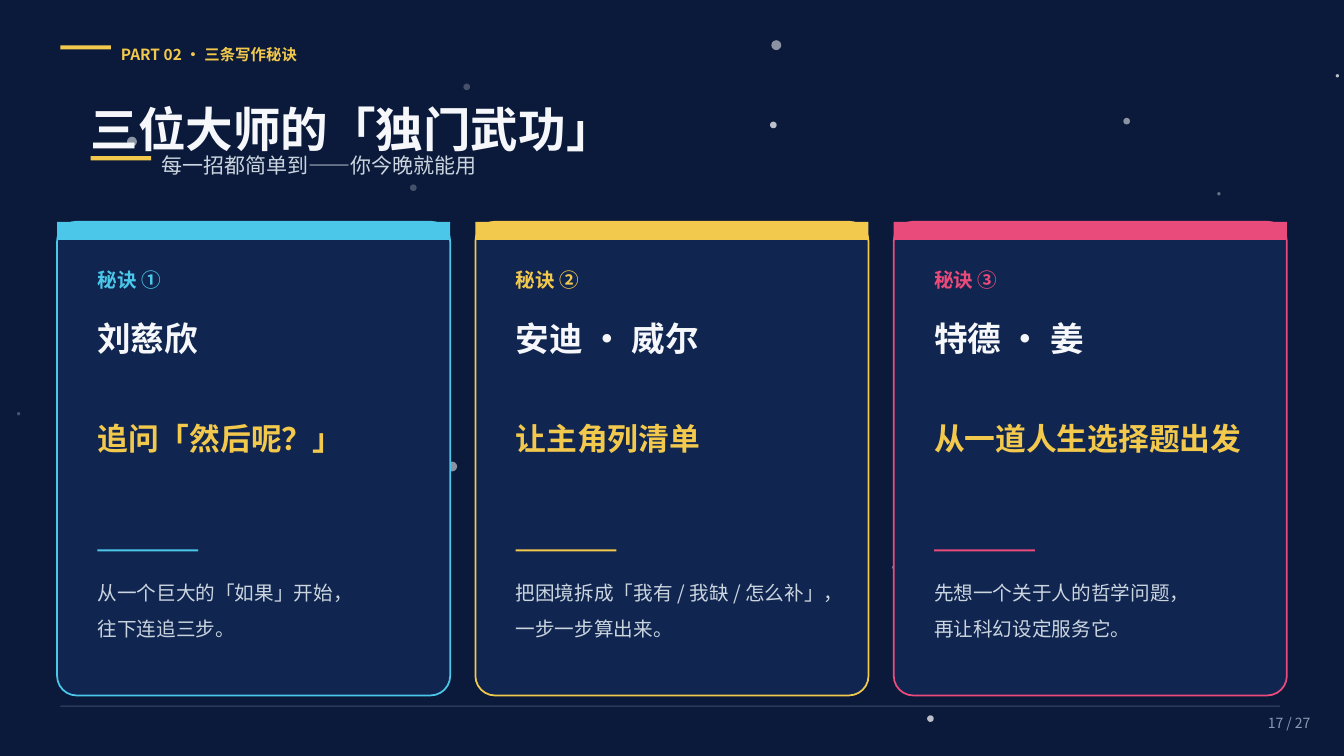
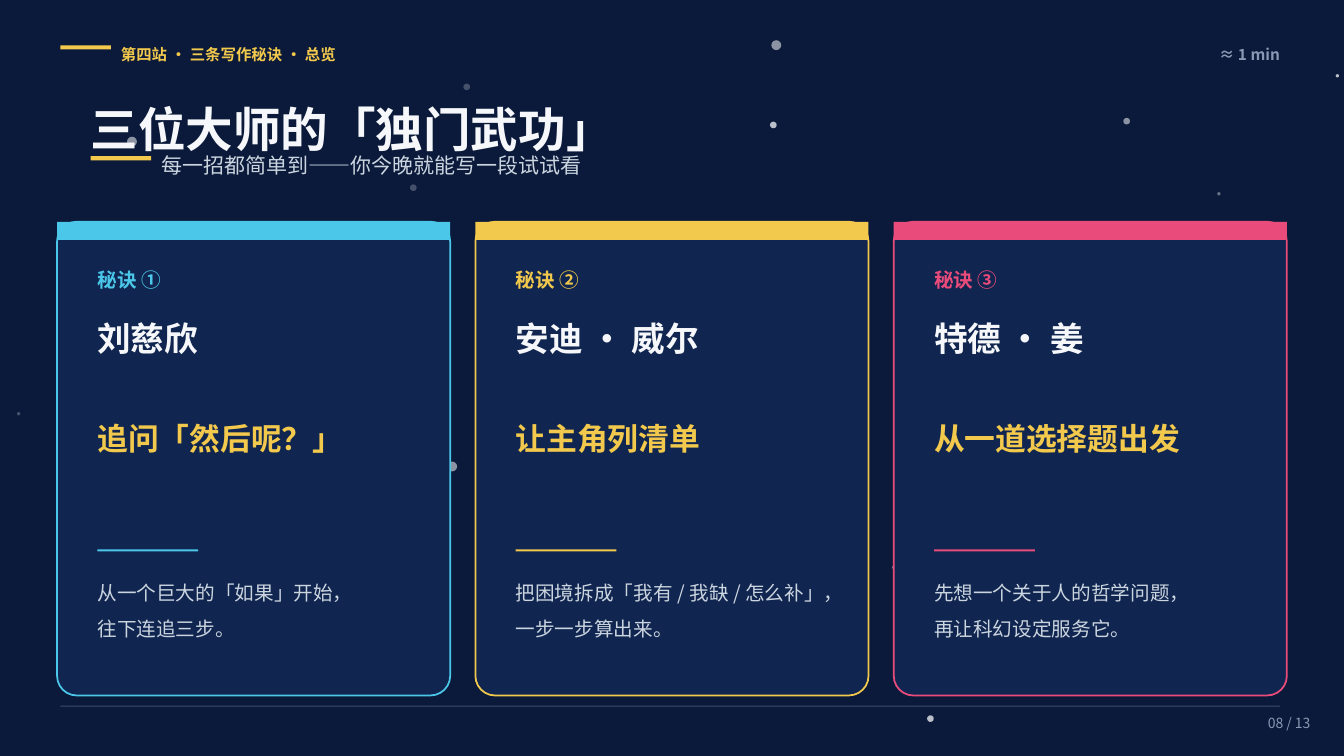
Before and after one commit to risyoucn-boop/kiro2026, a slide deck: slide 8 of 三位科幻大师的武功秘籍.pptx (slide 17 before the commit). Drawn at 1344x756 pixels with LibreOffice and Linux fonts; fonts in the diff are those of the drawing. Boxes give left, top, right and bottom in pixels: in the first picture for what was removed or moved away, otherwise in the second. Text is boxed around its words. In the diff, an @@ line names an element or a change of style, - is before the commit and + after.

```diff
--- a/三位科幻大师的武功秘籍.pptx
+++ b/三位科幻大师的武功秘籍.pptx
@@ text at (121,47,336,62): text changed @@
-PART 02 · 三条写作秘诀
+第四站 · 三条写作秘诀 · 总览
@@ text added at (1238,47,1280,60), 11 pt, text #8A99B3, bold @@
+≈ 1 min
@@ text at (161,155,581,175): text changed @@
-每一招都简单到——你今晚就能用
+每一招都简单到——你今晚就能写一段试试看
@@ text at (934,423,1180,453): text changed @@
-从一道人生选择题出发
+从一道选择题出发
@@ text at (1268,717,1311,728): text changed @@
-17 / 27
+08 / 13
```
Also in this commit, not shown: 11 other slides changed, 1 slide added, 14 slides removed, 1 other file.
